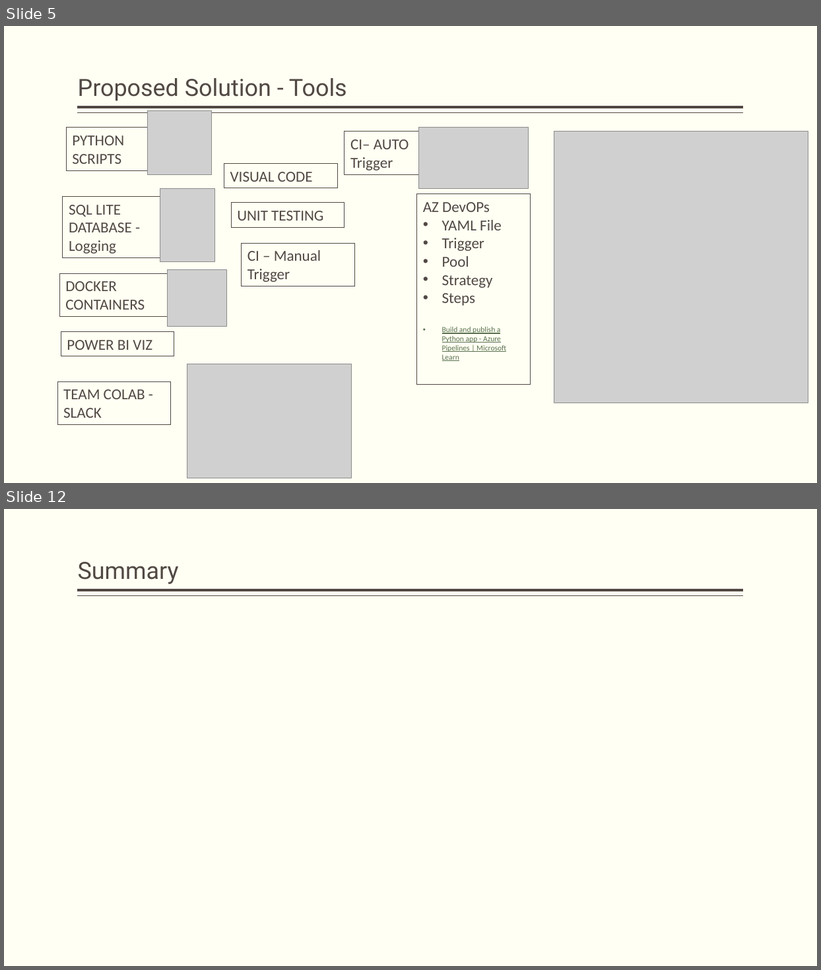
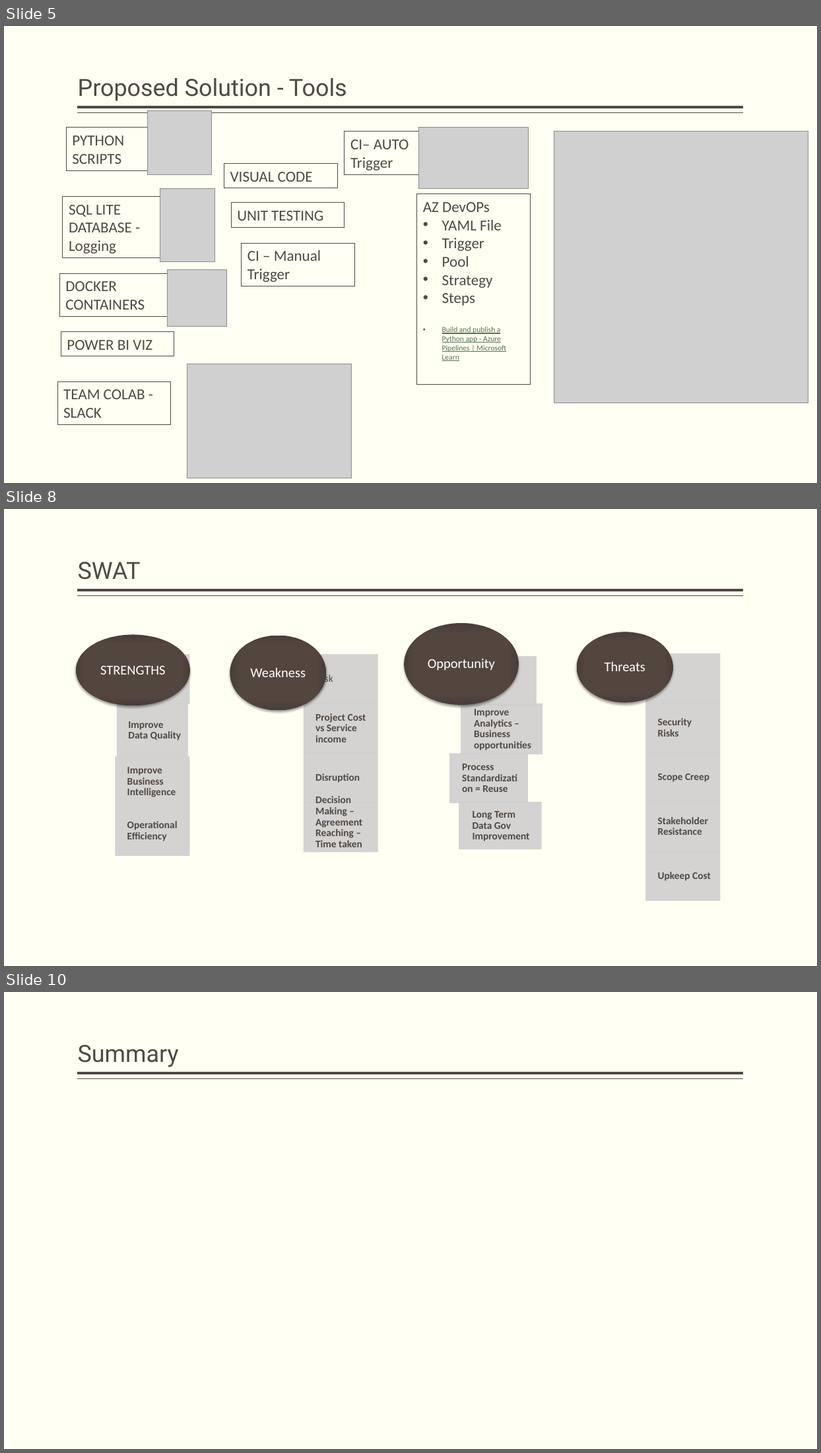
Before and after one commit to as-az01/QA-ProductDevDM05, a slide deck: LibrarySystemValidation.pptx. Shown one above the other, each under a label of ours: slides 5 and 12 before the commit, slides 5, 8 and 10 after it; the slides between them are not shown. The pictures are 821x970 and 821x1453 pixels, drawn with LibreOffice and Linux fonts; fonts in the diff are those of the drawing; grey boxes stand for pictures. Boxes give left, top, right and bottom in pixels: in the first picture for what was removed or moved away, otherwise in the second. Text is boxed around its words. In the diff, an @@ line names an element or a change of style, - is before the commit and + after.

```diff
--- a/LibrarySystemValidation.pptx
+++ b/LibrarySystemValidation.pptx
@@ slide 8 added at bbox=[4, 509, 817, 966], background #FFFFF3; not listed: 2 template elements that a slide beside it also shows @@
@@ title added at bbox=[78, 562, 141, 580], 28 pt, text #514843 @@
+SWAT
@@ group added at bbox=[76, 623, 721, 901]: 19 texts, 17 rectangles, 4 ellipses @@
+Task
+Improve Data Quality
+Improve Business Intelligence
+Operational Efficiency
+STRENGTHS
+Task
+Project Cost vs Service income
+Disruption
+Decision Making – Agreement Reaching – Time taken
+Weakness
+Improve Analytics – Business opportunities
+Process Standardization = Reuse
+Long Term Data Gov Improvement
+Opportunity
+Security Risks
+Scope Creep
+Stakeholder Resistance
+Upkeep Cost
+Threats
@@ what was slide 12 is now slide 10 @@
```
Also in this commit, not shown: 4 slides changed, 3 slides removed, 1 other file.
